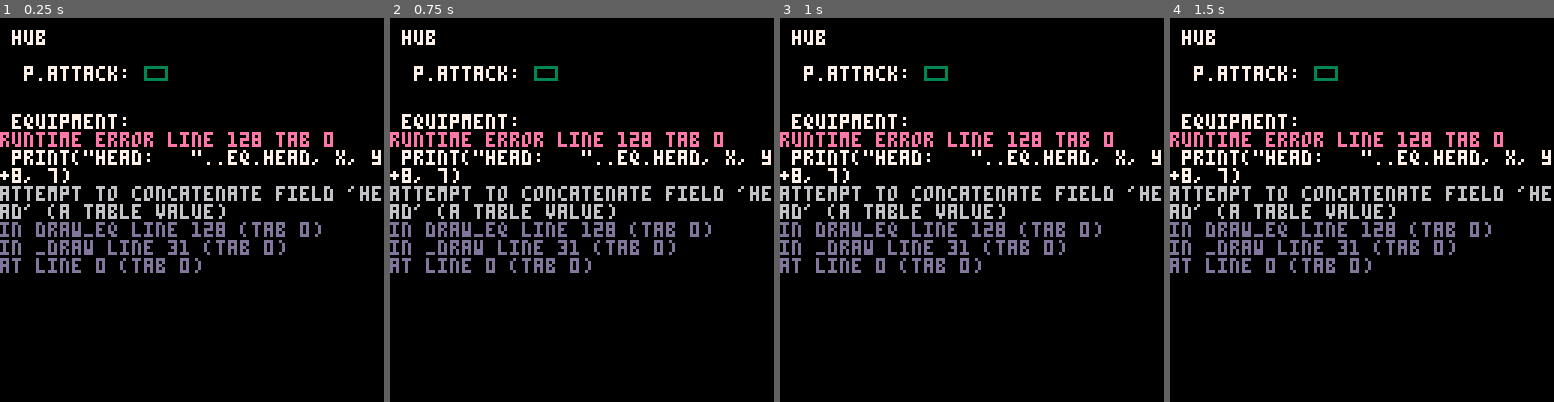
Above: before the commit, frames 1-4 (left to right).
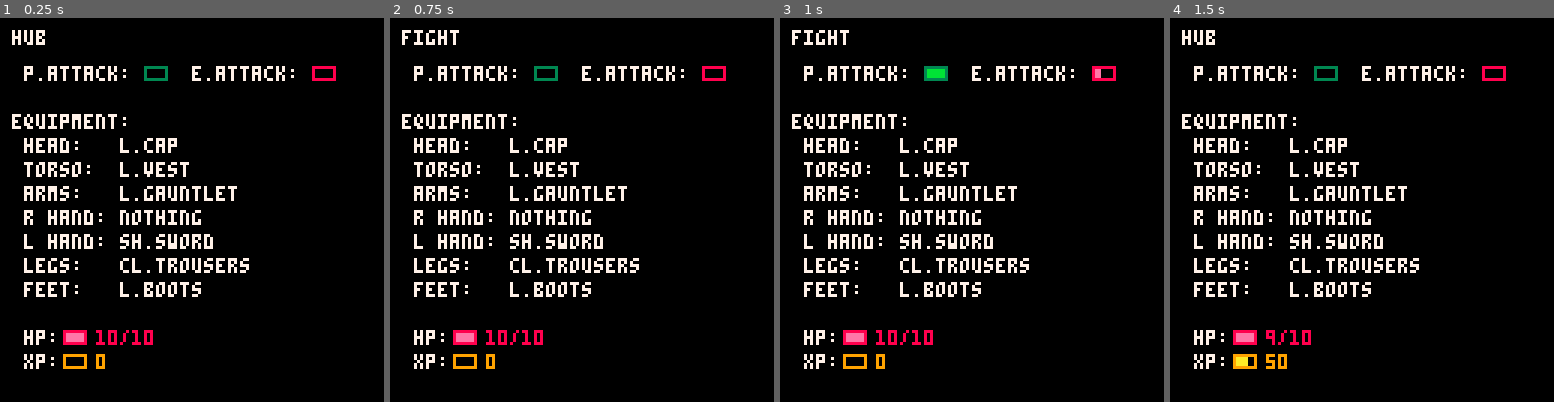
Above: after the commit, the same moments.

Repository: VedVid/IdleRPG
Game: PICO-8 cartridge idlerpg.p8
The game is run twice, just before and just after one commit, with the same random seed, the same clock (stepped at 60 frames per second) and the same inputs.
Inputs:
- Up to frame 1 (0.25 s): no input
- Up to frame 2 (0.75 s): tap O (Z key) at 0.7 s
- Up to frame 3 (1 s): no input
- Up to frame 4 (1.5 s): no input

The runs differ from the first frame. In frame 1, 13% of the frame differs, in the area x 0-100%, y 12-92%; in frame 2, 13%; in frame 3, 13%, in the area x 0-100%, y 3-92%; in frame 4, 13%.
Error before the commit: runtime error line 128 tab 0; print("head: "..eq.head, x, y+8, 7); attempt to concatenate field 'head' (a table value)

Commit message:
Player combat stats are calculated from the equipment

Diff:
--- a/idlerpg.p8
+++ b/idlerpg.p8
@@ -8,6 +8,7 @@
 end
 
 function _update()
+ calc_player_eq()
  if game_state == "hub" then
   restart_bar(player.attack_bar)
   restart_bar(enemy.attack_bar)
@@ -72,9 +73,9 @@
  local player = {}
  player.max_hp = 10
  player.current_hp = 10
- player.damage = 3
- player.attack_speed = 3
- player.defense = 2
+ player.damage = 0
+ player.attack_speed = 0
+ player.defense = 0
  player.current_xp = 0
  player.xp_to_lvl_up = 100
  player.attack_bar =
@@ -88,13 +89,6 @@
   make_progress_bar({1,2,3,4},
                     0)
  player.equipment = {}
- player.equipment.head = "head"
- player.equipment.torso = "torso"
- player.equipment.arms = "arms"
- player.equipment.left_hand = "left hand"
- player.equipment.right_hand = "right_hand"
- player.equipment.legs = "legs"
- player.equipment.feet = "feet"
  player.equipment.head = {
   name = "l.cap", def = 1}
  player.equipment.torso = {
@@ -102,7 +96,7 @@
  player.equipment.arms = {
   name = "l.gauntlet", def = 1}
  player.equipment.left_hand = {
-  name = "sh.sword", att = 2, as = 3}
+  name = "sh.sword", dmg = 3, as = 3}
  player.equipment.right_hand = {
   name = "nothing"}
  player.equipment.legs = {
@@ -111,6 +105,28 @@
   name = "l.boots", def = 1}
  return player
 end
+
+function calc_player_eq()
+ local dmg = 0
+ local as = 0
+ local def = 0
+ for k, v in pairs(player.equipment) do
+  if v.dmg then
+   dmg += v.dmg
+  end
+  if v.as then
+   as += v.as
+  end
+  if v.def then
+   def += v.def
+  end
+ end
+ player.damage = dmg
+ player.attack_speed = as
+ player.defense = def
+ player.attack_bar.anim_speed = player.attack_speed
+end
+
 
 function calc_static_bar(val1, val2)
  local sprite
@@ -128,13 +144,6 @@
 
 function draw_eq(x, y, eq)
  print("equipment:", x-4, y, 7)
- print("head:   "..eq.head, x, y+8, 7)
- print("torso:  "..eq.torso, x, y+16, 7)
- print("arms:   "..eq.arms, x, y+24, 7)
- print("r hand: "..eq.right_hand, x, y+32, 7)
- print("l hand: "..eq.left_hand, x, y+40, 7)
- print("legs:   "..eq.legs, x, y+48, 7)
- print("feet:   "..eq.feet, x, y+56, 7)
  print("head:   "..eq.head.name, x, y+8, 7)
  print("torso:  "..eq.torso.name, x, y+16, 7)
  print("arms:   "..eq.arms.name, x, y+24, 7)
